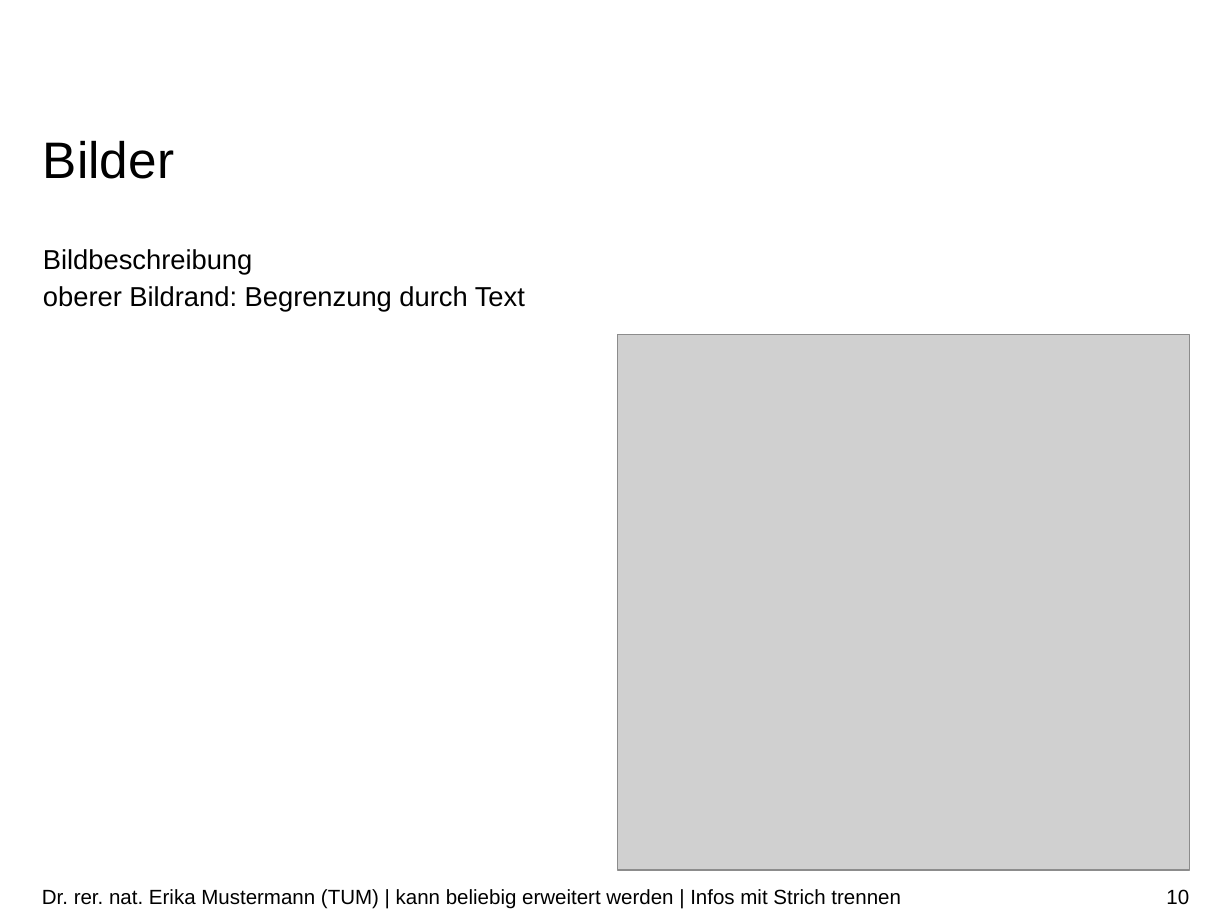
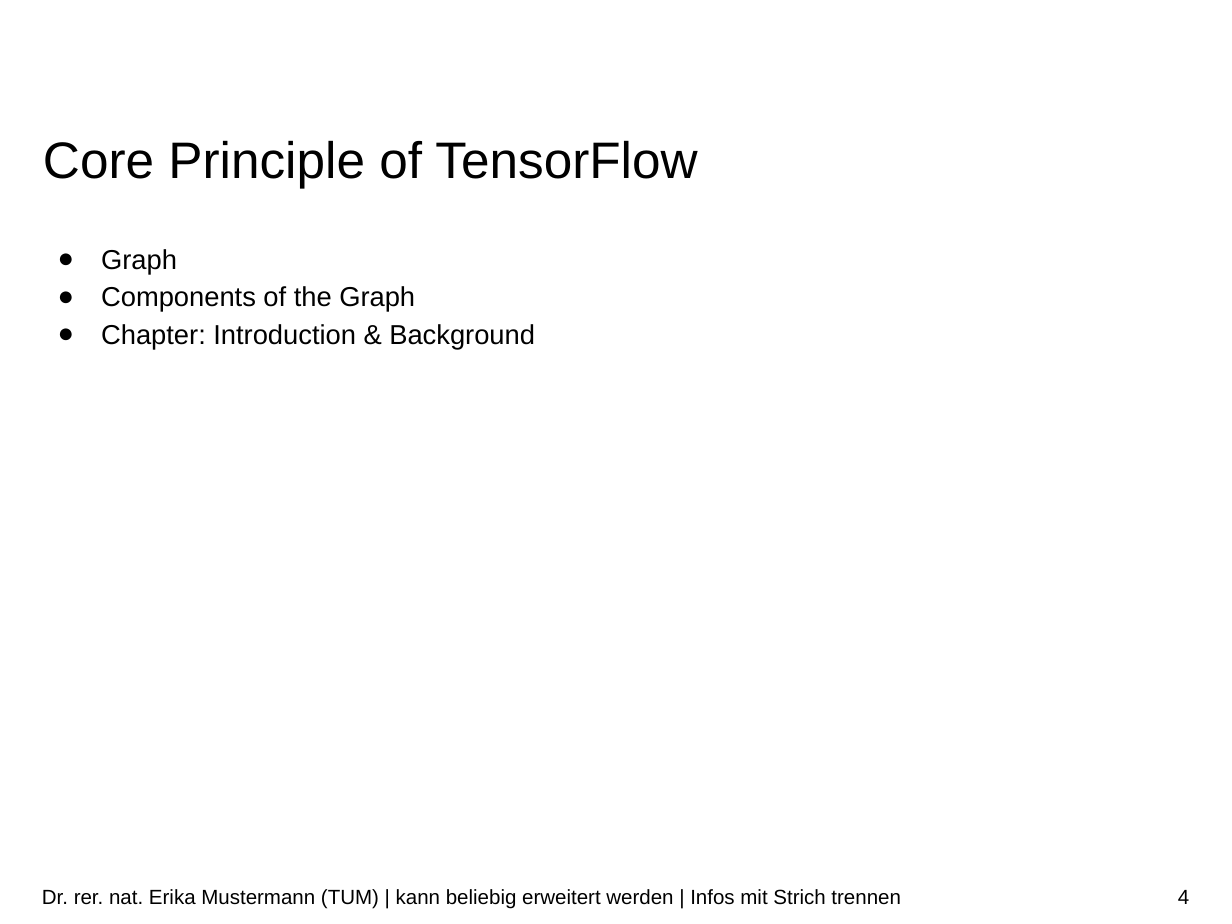
Before and after one commit to ekm01/EPHPC, a slide deck: slide 4 of Presentation/EPHPC_Presentation.odp (slide 10 before the commit). Drawn at 1232x924 pixels with LibreOffice and Linux fonts; fonts in the diff are those of the drawing; grey boxes stand for pictures; background and template pictures are left out. Boxes give left, top, right and bottom in pixels: in the first picture for what was removed or moved away, otherwise in the second. Text is boxed around its words. In the diff, an @@ line names an element or a change of style, - is before the commit and + after.

```diff
--- a/Presentation/EPHPC_Presentation.odp
+++ b/Presentation/EPHPC_Presentation.odp
@@ title at [43, 140, 697, 188]: text changed @@
-Bilder
+Core Principle of TensorFlow
@@ text removed at [43, 249, 525, 312] @@
-Bildbeschreibung
-oberer Bildrand: Begrenzung durch Text
@@ text added at [101, 249, 535, 349], 16 pt, text #000000 @@
+● Graph
+● Components of the Graph
+● Chapter: Introduction & Background
@@ picture removed at [617, 335, 1189, 871] @@
@@ page number at [1178, 890, 1189, 904]: text changed @@
-10
+4
```
Also in this commit, not shown: 6 other slides changed, 12 slides removed, 1 other file.
